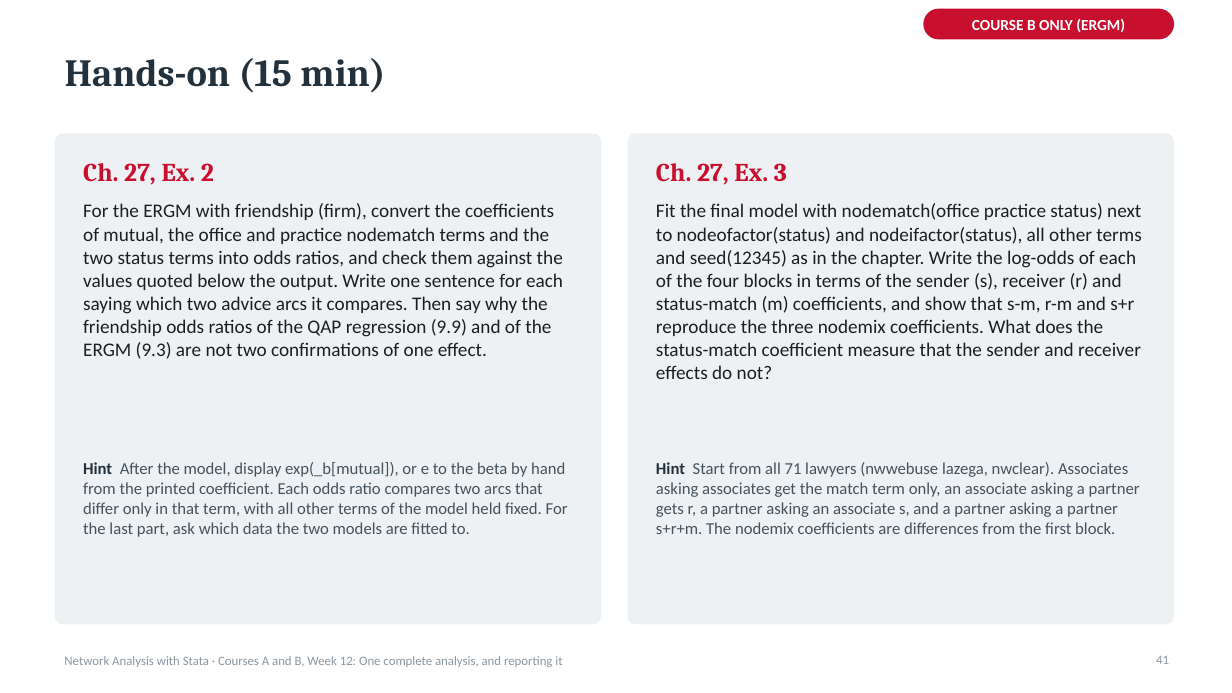
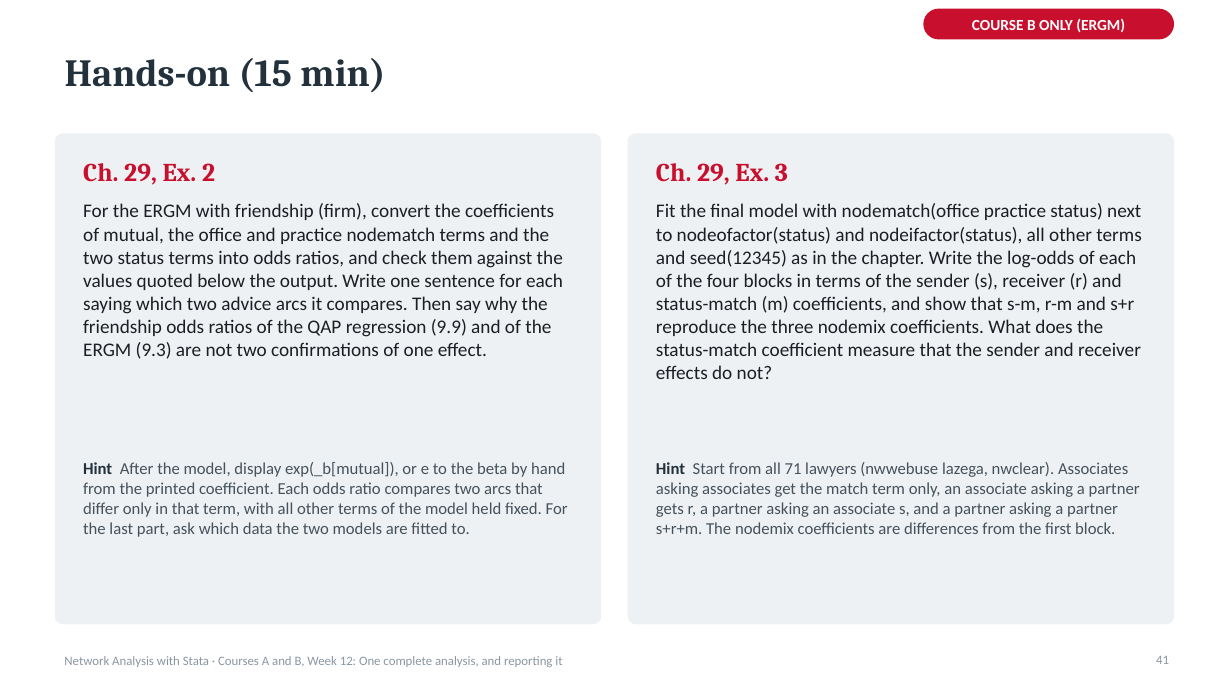
Before and after one commit to thomas-u-grund/nwcommands, a slide deck: slide 41 of website/book/teaching/slides/courseA_week12_complete_analysis.pptx. Drawn at 1232x693 pixels with LibreOffice and Linux fonts; fonts in the diff are those of the drawing. Boxes give left, top, right and bottom in pixels: in the first picture for what was removed or moved away, otherwise in the second. Text is boxed around its words. In the diff, an @@ line names an element or a change of style, - is before the commit and + after.

```diff
--- a/website/book/teaching/slides/courseA_week12_complete_analysis.pptx
+++ b/website/book/teaching/slides/courseA_week12_complete_analysis.pptx
@@ text at (83, 163, 215, 185): text changed @@
-Ch. 27, Ex. 2
+Ch. 29, Ex. 2
@@ text at (656, 163, 788, 185): text changed @@
-Ch. 27, Ex. 3
+Ch. 29, Ex. 3
```
Also in this commit, not shown: 16 other slides changed, 53 other files.
